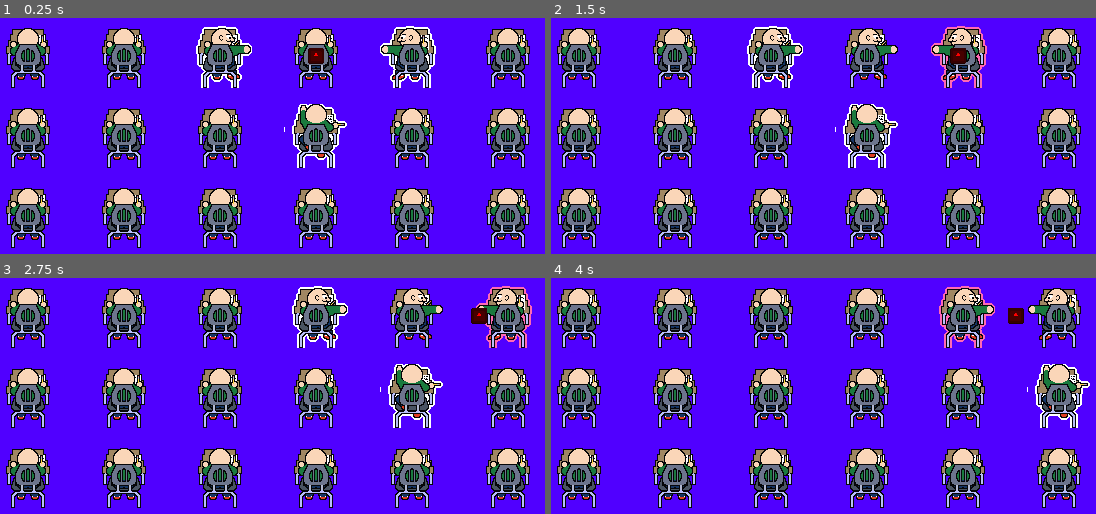
Above: before the commit, frames 1-4 (two rows, left to right).
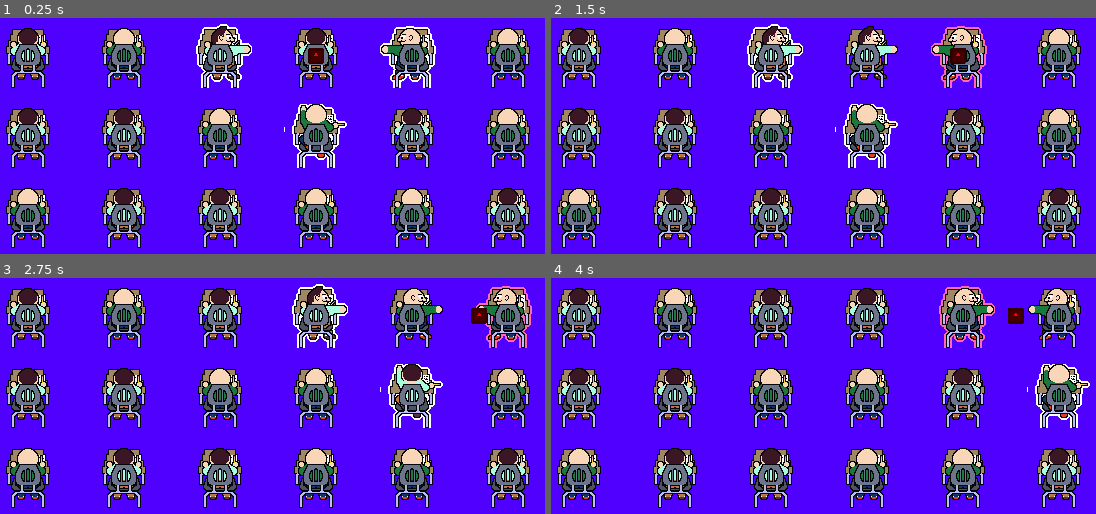
Above: after the commit, the same moments.

Repository: RacBrosGaming/Love-Note
Game: Godot game, scene res://Levels/class_room.tscn
The game is run twice, just before and just after one commit, with the same random seed, the same clock (stepped at 60 frames per second) and the same inputs. The engine's default icon, where the game draws it, is replaced by a stand-in: a white triangle on a blue panel in a dark square.
Inputs (mouse positions are in pixels of both pictures, inside the frame that each line leads up to):
- Up to frame 1 (0.25 s): no input
- Up to frame 2 (1.5 s): tap Enter at 0.5 s; move the mouse to (578, 55) at 0.52 s; hold Right (right) 0.53-1.28 s; hold Space (select) 0.53-1.28 s; click (578, 55) at 0.67 s; move the mouse to (578, 136) at 1.27 s; hold Down (down) from 1.28 s (still down); tap Space (select) at 1.35 s; click (578, 136) at 1.42 s
- Up to frame 3 (2.75 s): move the mouse to (27, 476) at 2.02 s; release Down (down) at 2.03 s; hold Right (right) from 2.03 s (still down); hold Space (select) from 2.03 s (still down); click (27, 476) at 2.17 s
- Up to frame 4 (4 s): move the mouse to (676, 315) at 2.77 s; release Right (right) at 2.78 s; release Space (select) at 2.78 s; hold Up (up) 2.78-3.53 s; tap Space (select) at 2.85 s; click (676, 315) at 2.92 s; move the mouse to (676, 396) at 3.52 s; hold Left (left) from 3.53 s (still down); hold Space (select) from 3.53 s (still down); click (676, 396) at 3.67 s

The runs differ from the first frame. In frame 1, 2.9% of the frame differs, in the area x 2-97%, y 2-94%; in frame 2, 2.9%; in frame 3, 3.0%; in frame 4, 3.0%.

Commit message:
Added 2nd group of kids

Diff:
--- a/Scenes/desk.gd
+++ b/Scenes/desk.gd
@@ -16,6 +16,7 @@
 const KID_RIGHT_FRAME := 4
 const KID_UP_FRAME := 5
 const KID_DOWN_FRAME := 6
+const KID_FRAMES := 7
 const KID_DIRECTION := {
 	Vector2i.ZERO: KID_IDLE_FRAME,
 	Vector2i.LEFT: KID_LEFT_FRAME,
@@ -47,8 +48,8 @@
 
 func _ready() -> void:
 	if !kids.is_empty():
-		sprite_2d.texture = kids[0]
-		sprite_2d.hframes = 7
+		sprite_2d.texture = kids[randi_range(0, kids.size() - 1)]
+		sprite_2d.hframes = KID_FRAMES
 	#if !empty_desk.is_empty():
 		#sprite_2d.texture = empty_desk[randi_range(0, empty_desk.size() - 1)]
 	input_event.connect(_on_input_event)
--- a/Scenes/desk.tscn
+++ b/Scenes/desk.tscn
@@ -1,10 +1,11 @@
-[gd_scene load_steps=11 format=3 uid="uid://dnhrpo8g4oeh1"]
+[gd_scene load_steps=12 format=3 uid="uid://dnhrpo8g4oeh1"]
 
 [ext_resource type="Script" path="res://Scenes/desk.gd" id="1_1pnw8"]
 [ext_resource type="Shader" path="res://Scenes/desk.gdshader" id="1_ht8tx"]
 [ext_resource type="Texture2D" uid="uid://dhiij4f5op4ku" path="res://Assets/Desk/desk_dirty.png" id="3_8dr8v"]
 [ext_resource type="Texture2D" uid="uid://bcq554fvqjas7" path="res://Assets/Desk/desk_clean.png" id="3_os8td"]
 [ext_resource type="Texture2D" uid="uid://ijkj7k61imw7" path="res://Assets/Desk/spritesheet_kid_1.png" id="4_aw57x"]
+[ext_resource type="Texture2D" uid="uid://cfotxdv5dmlom" path="res://Assets/Desk/spritesheet_kid_2.png" id="5_w6nps"]
 
 [sub_resource type="ShaderMaterial" id="ShaderMaterial_qoy8t"]
 resource_local_to_scene = true
@@ -62,7 +63,7 @@
 [node name="Desk" type="Area2D"]
 script = ExtResource("1_1pnw8")
 empty_desk = Array[Texture2D]([ExtResource("3_os8td"), ExtResource("3_8dr8v")])
-kids = Array[Texture2D]([ExtResource("4_aw57x")])
+kids = Array[Texture2D]([ExtResource("4_aw57x"), ExtResource("5_w6nps")])
 
 [node name="Sprite2D" type="Sprite2D" parent="."]
 material = SubResource("ShaderMaterial_qoy8t")
Binary file added: Assets/Desk/spritesheet_kid_2.png
Not shown, added: Assets/Desk/spritesheet_kid_2.png.import
